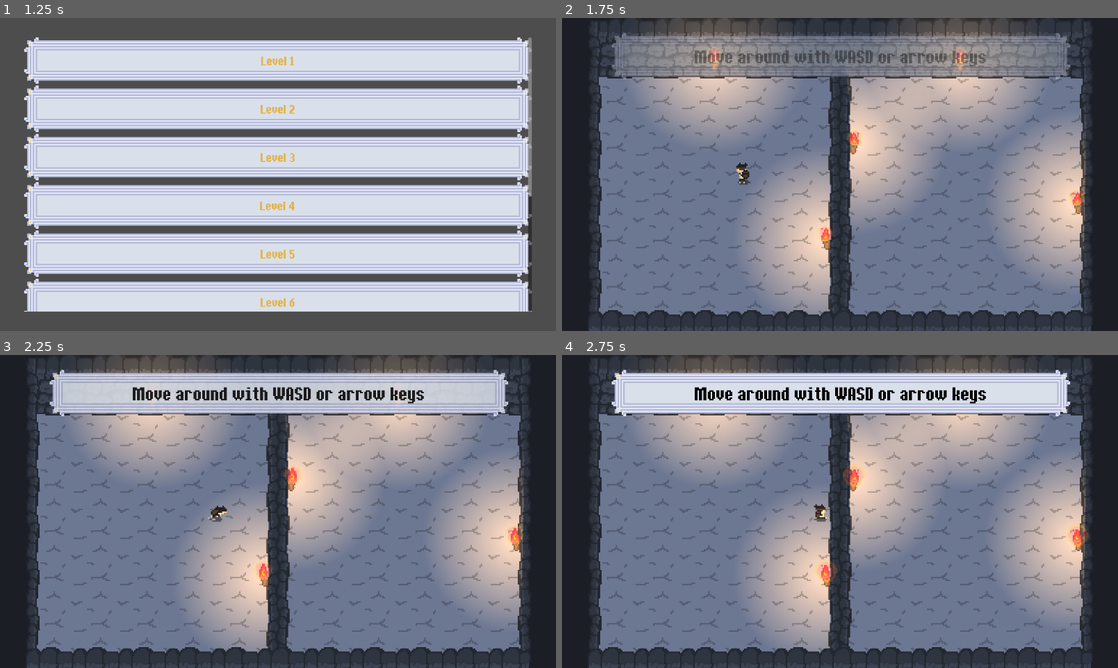
Above: before the commit, frames 1-4 (two rows, left to right).
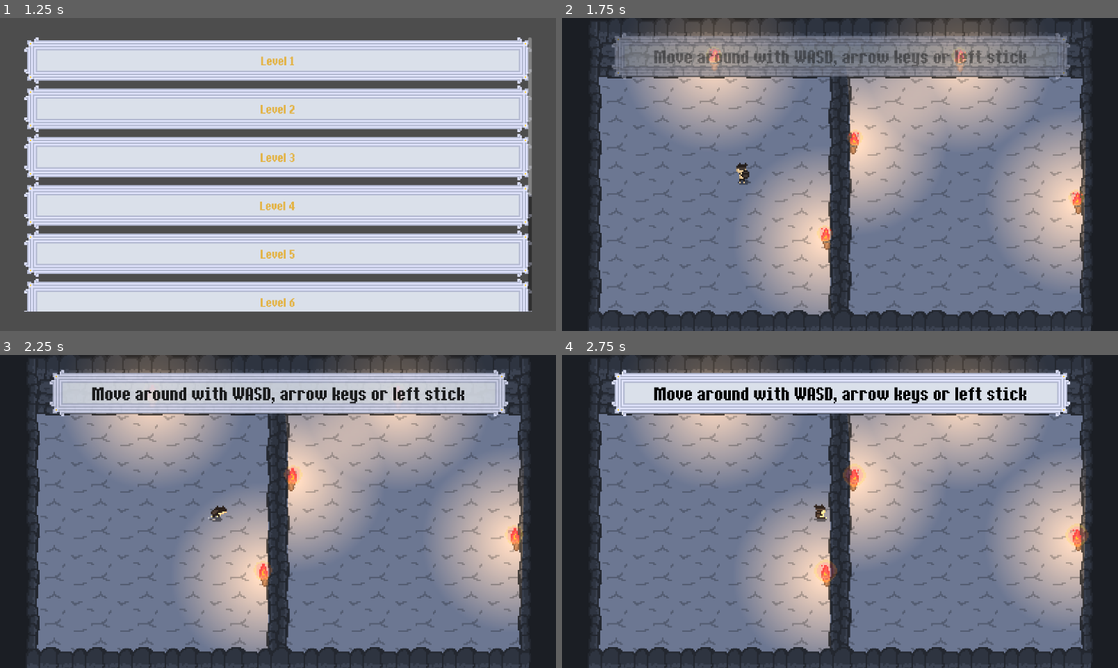
Above: after the commit, the same moments.

Repository: NicoUnd/cam-game-jam-26-repo
Game: Godot game, scene res://scenes/ui/main_menu.tscn
Same seed, same stepped clock (60 frames per second), same inputs: the game is played once before the commit and once after it. Sound files missing from this copy of the repository are replaced by a short silence.
Inputs (mouse positions are in pixels of both pictures, inside the frame that each line leads up to):
- Up to frame 1 (1.25 s): click (278, 165) at 0.52 s
- Up to frame 2 (1.75 s): click (840, 61) at 1.27 s
- Up to frame 3 (2.25 s): tap Enter (ui_accept) at 2 s; move the mouse to (400, 495) at 2.02 s; hold D (right) from 2.03 s (still down); tap Shift (Dash) at 2.1 s
- Up to frame 4 (2.75 s): keep holding D (right); tap Enter (ui_accept) at 2.27 s

Frame 1 is identical in both runs. In frame 2, 1.3% of the frame differs, in the area x 16-84%, y 10-16%; in frame 3, 1.6%; in frame 4, 1.6%.

Commit message:
medusa head big

Diff:
--- a/autoloads/level_manager.gd
+++ b/autoloads/level_manager.gd
@@ -3,5 +3,5 @@
 var max_level_index: int = 10
 
 func _input(event: InputEvent) -> void:
-	if event.is_action_pressed("Escape"):
+	if event.is_action_pressed("Escape") and current_level_index != 1:
 		get_tree().change_scene_to_file("res://scenes/ui/main_menu.tscn")
--- a/scenes/levels/level_1.tscn
+++ b/scenes/levels/level_1.tscn
@@ -12,7 +12,7 @@
 script = ExtResource("2_6iamk")
 
 [node name="TextBoxManager" parent="." index="0" unique_id=2063301136]
-queue = Array[String](["Move around with WASD or arrow keys", "Dodge roll with SPACE or SHIFT", "While dodging, you cannot be hit", "Beware dangerous enemies", "Enemies may sleep if they can't find you", "Press E to use Medusa's head", "Usually, you ca …(151 unchanged characters)…
+queue = Array[String](["Move around with WASD, arrow keys or left stick", "Dodge roll with SPACE or B on controller", "While dodging, you cannot be hit", "Beware dangerous enemies", "Enemies may sleep if they can't find you", "Press E or X to use Medusa's head", "Usually, you ca …(151 unchanged characters)…
 
 [node name="Player" parent="Y-Sort" parent_id_path=PackedInt32Array(1050274422) index="0" unique_id=820894451]
 position = Vector2(-200, 0)
--- a/scenes/levels/level_8.tscn
+++ b/scenes/levels/level_8.tscn
@@ -1,26 +1,69 @@
 [gd_scene format=3 uid="uid://56t80i83aar1"]
 
 [ext_resource type="PackedScene" uid="uid://bidivnh002n86" path="res://scenes/levels/cave_level.tscn" id="1_aq65u"]
-[ext_resource type="PackedScene" uid="uid://wab4gk5t5glw" path="res://scenes/obstacles/barrel.tscn" id="2_irbrv"]
-[ext_resource type="PackedScene" uid="uid://brp71dtg7r8e1" path="res://scenes/obstacles/pillar.tscn" id="3_805pq"]
-[ext_resource type="PackedScene" uid="uid://d3tmox7ixgkd0" path="res://scenes/enemies/minotaur.tscn" id="4_ki8mi"]
+[ext_resource type="PackedScene" uid="uid://dgm4ae64akcuu" path="res://scenes/obstacles/v_wall.tscn" id="2_irbrv"]
+[ext_resource type="PackedScene" uid="uid://cfy8f18vpt5oi" path="res://scenes/obstacles/v_wall_top.tscn" id="3_805pq"]
+[ext_resource type="PackedScene" uid="uid://b5kfhqcljyb8n" path="res://scenes/obstacles/v_wall_bottom.tscn" id="4_ki8mi"]
+[ext_resource type="PackedScene" uid="uid://wab4gk5t5glw" path="res://scenes/obstacles/barrel.tscn" id="5_u61dc"]
+[ext_resource type="PackedScene" uid="uid://dcvo6ylw4wftk" path="res://scenes/enemies/rat.tscn" id="6_7snfr"]
+[ext_resource type="PackedScene" uid="uid://ccl0jq7i4c6ju" path="res://scenes/enemies/bat.tscn" id="7_w2i51"]
+[ext_resource type="PackedScene" uid="uid://1r34p0avoibv" path="res://scenes/obstacles/h_wall.tscn" id="8_xsrpe"]
+[ext_resource type="PackedScene" uid="uid://pd1mcvb1knm8" path="res://scenes/obstacles/h_wall_left.tscn" id="9_0kxia"]
+[ext_resource type="PackedScene" uid="uid://d3tmox7ixgkd0" path="res://scenes/enemies/minotaur.tscn" id="10_xsrpe"]
+[ext_resource type="PackedScene" uid="uid://brp71dtg7r8e1" path="res://scenes/obstacles/pillar.tscn" id="11_0kxia"]
 
 [node name="Level8" unique_id=951364413 instance=ExtResource("1_aq65u")]
 
 [node name="Player" parent="Y-Sort" parent_id_path=PackedInt32Array(1050274422) index="0" unique_id=820894451]
-position = Vector2(-243, 236)
+position = Vector2(50, 188)
 
-[node name="Barrel" parent="Y-Sort" parent_id_path=PackedInt32Array(1050274422) index="1" unique_id=12530250 instance=ExtResource("2_irbrv")]
-position = Vector2(-3, 191)
+[node name="VWall" parent="Y-Sort" parent_id_path=PackedInt32Array(1050274422) index="1" unique_id=12530250 instance=ExtResource("2_irbrv")]
+position = Vector2(190, 243)
 
-[node name="Barrel2" parent="Y-Sort" parent_id_path=PackedInt32Array(1050274422) index="2" unique_id=367772721 instance=ExtResource("2_irbrv")]
-position = Vector2(-6, 96)
+[node name="VWall2" parent="Y-Sort" parent_id_path=PackedInt32Array(1050274422) index="2" unique_id=620400293 instance=ExtResource("2_irbrv")]
+position = Vector2(190, 147)
 
-[node name="Barrel3" parent="Y-Sort" parent_id_path=PackedInt32Array(1050274422) index="3" unique_id=1188717036 instance=ExtResource("2_irbrv")]
-position = Vector2(6, 9)
+[node name="VWallTop" parent="Y-Sort" parent_id_path=PackedInt32Array(1050274422) index="3" unique_id=1102859567 instance=ExtResource("3_805pq")]
+position = Vector2(190, 51)
 
-[node name="Pillar" parent="Y-Sort" parent_id_path=PackedInt32Array(1050274422) index="4" unique_id=1330766497 instance=ExtResource("3_805pq")]
-position = Vector2(-175, 184)
+[node name="VWall3" parent="Y-Sort" parent_id_path=PackedInt32Array(1050274422) index="4" unique_id=1699467092 instance=ExtResource("2_irbrv")]
+position = Vector2(187, -268)
 
-[node name="Minotaur" parent="Y-Sort" parent_id_path=PackedInt32Array(1050274422) index="5" unique_id=668174716 instance=ExtResource("4_ki8mi")]
-position = Vector2(332, 127)
+[node name="VWall4" parent="Y-Sort" parent_id_path=PackedInt32Array(1050274422) index="5" unique_id=499578701 instance=ExtResource("2_irbrv")]
+position = Vector2(187, -172)
+
+[node name="VWallBottom" parent="Y-Sort" parent_id_path=PackedInt32Array(1050274422) index="6" unique_id=941549861 instance=ExtResource("4_ki8mi")]
+position = Vector2(187, -76)
+
+[node name="Barrel" parent="Y-Sort" parent_id_path=PackedInt32Array(1050274422) index="7" unique_id=323202538 instance=ExtResource("5_u61dc")]
+position = Vector2(320, -25)
+
+[node name="Rat" parent="Y-Sort" parent_id_path=PackedInt32Array(1050274422) index="8" unique_id=668174716 instance=ExtResource("6_7snfr")]
+position = Vector2(236, -131)
+
+[node name="Rat2" parent="Y-Sort" parent_id_path=PackedInt32Array(1050274422) index="9" unique_id=320541806 instance=ExtResource("6_7snfr")]
+position = Vector2(246, 103)
+
+[node name="Barrel2" parent="Y-Sort" parent_id_path=PackedInt32Array(1050274422) index="10" unique_id=2135157483 instance=ExtResource("5_u61dc")]
+position = Vector2(322, 25)
+
+[node name="bat" parent="Y-Sort" parent_id_path=PackedInt32Array(1050274422) index="11" unique_id=294821531 instance=ExtResource("7_w2i51")]
+position = Vector2(393, 7)
+
+[node name="HWall" parent="Y-Sort" parent_id_path=PackedInt32Array(1050274422) index="12" unique_id=823134713 instance=ExtResource("8_xsrpe")]
+position = Vector2(463, 57)
+
+[node name="HWallLeft" parent="Y-Sort" parent_id_path=PackedInt32Array(1050274422) index="13" unique_id=1477809109 instance=ExtResource("9_0kxia")]
+position = Vector2(367, 57)
+
+[node name="HWall2" parent="Y-Sort" parent_id_path=PackedInt32Array(1050274422) index="14" unique_id=179891567 instance=ExtResource("8_xsrpe")]
+position = Vector2(463, -103)
+
+[node name="HWallLeft2" parent="Y-Sort" parent_id_path=PackedInt32Array(1050274422) index="15" unique_id=244922230 instance=ExtResource("9_0kxia")]
+position = Vector2(367, -103)
+
+[node name="Minotaur" parent="Y-Sort" parent_id_path=PackedInt32Array(1050274422) index="16" unique_id=137291636 instance=ExtResource("10_xsrpe")]
+position = Vector2(-380, 25)
+
+[node name="Pillar" parent="Y-Sort" parent_id_path=PackedInt32Array(1050274422) index="17" unique_id=496635753 instance=ExtResource("11_0kxia")]
+position = Vector2(-7, 113)
--- a/scenes/obstacles/pillar.tscn
+++ b/scenes/obstacles/pillar.tscn
@@ -5,19 +5,32 @@
 
 [sub_resource type="CapsuleShape2D" id="CapsuleShape2D_2gch8"]
 radius = 18.0
-height = 90.0
+height = 71.56
 
 [sub_resource type="OccluderPolygon2D" id="OccluderPolygon2D_2gch8"]
 polygon = PackedVector2Array(-24, -36, -21, -36, -21, -33, -9, -33, -9, 60, -6, 60, -6, 63, 6, 63, 6, 60, 9, 60, 9, -33, 21, -33, 21, -36, 24, -36, 24, -51, 21, -51, 21, -54, 9, -54, 9, -57, -9, -57, -9, -54, -21, -54, -21, -51, -24, -51)
 
+[sub_resource type="CapsuleShape2D" id="CapsuleShape2D_ji6oi"]
+radius = 18.0
+height = 48.0
+
 [node name="Pillar" unique_id=12530250 instance=ExtResource("1_2gch8")]
 
 [node name="Sprite2D" parent="." index="0" unique_id=772725384]
+position = Vector2(0, -6)
 texture = ExtResource("2_ji6oi")
 
 [node name="CollisionShape2D" parent="." index="1" unique_id=1902074252]
-position = Vector2(0, 23.22)
+position = Vector2(0, 27.625)
 shape = SubResource("CapsuleShape2D_2gch8")
 
 [node name="LightOccluder2D" parent="." index="2" unique_id=649625072]
+position = Vector2(0, -6)
 occluder = SubResource("OccluderPolygon2D_2gch8")
+
+[node name="StaticBody2D" type="StaticBody2D" parent="." index="3" unique_id=459003590]
+collision_layer = 16
+
+[node name="CollisionShape2D" type="CollisionShape2D" parent="StaticBody2D" index="0" unique_id=537134730]
+position = Vector2(0, -20)
+shape = SubResource("CapsuleShape2D_ji6oi")
--- a/scripts/level_1.gd
+++ b/scripts/level_1.gd
@@ -4,6 +4,8 @@
 
 var time_elapsed: float = 0;
 var phase: int = 0;
+
+@onready var text_box_manager: Control = $TextBoxManager
 
 @onready var y_sort: Node2D = $"Y-Sort"
 
@@ -30,13 +32,13 @@
 
 	match phase:
 		0:
-			if time_elapsed > 15:
+			if time_elapsed > 15 or Input.is_action_just_pressed("Escape"):
 				var new_snake: Enemy = SNAKE_SCENE.instantiate();
 				y_sort.add_child(new_snake);
 				new_snake.position = Vector2(300, 50);
 				phase += 1;
 		1:
-			if time_elapsed > 45:
+			if time_elapsed > 45 or Input.is_action_just_pressed("Escape"):
 				v_wall.queue_free();
 				v_wall_2.queue_free();
 				v_wall_3.queue_free();
--- a/scripts/player.gd
+++ b/scripts/player.gd
@@ -169,9 +169,6 @@
 	if Input.is_action_just_pressed("Petrify"):
 		petrify();
 
-	if in_tutorial:
-		hurtbox_area_2d.collision_layer = 0;
-
 func _on_animated_sprite_2d_animation_finished() -> void:
 	if state in [PLAYER_STATE.DASHING, PLAYER_STATE.BUMPING]:
 		_time_since_last_dash = 0;
Binary file added: assets/sprites/medusa_big.aseprite
Binary file added: assets/sprites/medusa_big.png
